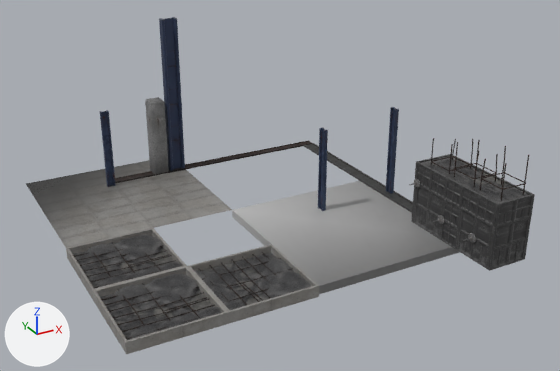
Before and after pictures for a commit that changed the glTF model Asset/Models/BuildingMap/BuildingMap_1st/BuildingMap_0_2/BuildingMap_0_2.gltf.
Both versions are drawn from a camera (50 mm lens) standing at (-13.1, -31.7, 17.0) and looking at (2.4, -3.5, 3.0). The lights are fixed; the arrows at lower left show +X, +Y and +Z. The older version comes first. Where no turn or scale is listed for an object, it has been applied to the vertices.

The scene before the commit, as lines of its bpy script (objects in view):
```python
me_sm_building_pieces_2_steelrudder1_001 = bpy.data.meshes.new('SM_Building_Pieces_2_SteelRudder1.001')
me_sm_building_pieces_2_steelrudder1_001.from_pydata(...)  # 24 vertices, 44 faces; spans x -3.24..-2.84, y 4.47..4.67, z 1.0..5.0
me_sm_building_pieces_2_steelrudder1_001.materials.append(mat_mi_exterior_atlas)
me_sm_building_pieces_concretepillar1 = bpy.data.meshes.new('SM_Building_Pieces_ConcretePillar1')
me_sm_building_pieces_concretepillar1.from_pydata(...)  # 20 vertices, 30 faces; spans x -0.59..0.21, y 4.77..5.57, z 1.0..5.0
me_sm_building_pieces_concretepillar1.materials.append(mat_mi_tileable_exterior)
me_sm_exterior_1__concrete_cast_2 = bpy.data.meshes.new('SM_Exterior_1__Concrete_Cast_2')
me_sm_exterior_1__concrete_cast_2.from_pydata(...)  # 72 vertices, 140 faces; spans x 7.91..8.01, y -8.28..-6.28, z 1.0..3.0
me_sm_exterior_1__concrete_cast_2.materials.append(mat_mi_metal_props)
ob_sm_building_pieces_2_steelrudder75 = bpy.data.objects.new('SM_Building_Pieces_2_SteelRudder75', me_sm_building_pieces_2_steelrudder1_001)
ob_sm_building_pieces_2_steelrudder75.location = (0.0, 0.0, 0.0)
ob_sm_building_pieces_concretepillar4 = bpy.data.objects.new('SM_Building_Pieces_ConcretePillar4', me_sm_building_pieces_concretepillar1)
ob_sm_building_pieces_concretepillar4.location = (0.0, 0.0, 0.0)
ob_staticmeshcomponent11 = bpy.data.objects.new('StaticMeshComponent11', me_sm_exterior_1__concrete_cast_2)
ob_staticmeshcomponent11.location = (0.0, 0.0, 0.0)
# also in view: 'SM_Building_Pieces_2_SteelRudder170' at (9.0, -3.0, 3.1); 'SM_Cement_Cast4' at (-0.8, -7.0, 0.7); 'SM_Exterior_1__Concrete_Cast_29' at (8.9, -11.3, 3.5); 'SM_Cement_Cast5' at (-4.8, -7.0, 0.7); 'SM_Building_Pieces_2_SteelRudder141' at (5.0, -3.0, 2.9)
```
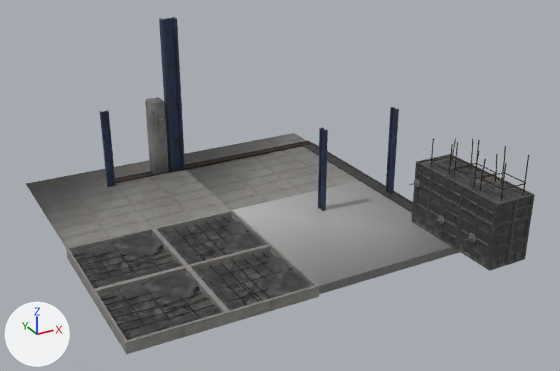
Patch to the scene script:
```diff
--- a/Asset/Models/BuildingMap/BuildingMap_1st/BuildingMap_0_2/BuildingMap_0_2.gltf.py
+++ b/Asset/Models/BuildingMap/BuildingMap_1st/BuildingMap_0_2/BuildingMap_0_2.gltf.py
@@ mat_m_concretegrunge_sm_floors_plain_24_001 @@
+mat_m_concretegrunge_sm_floors_plain_24_001 = bpy.data.materials.new('M_ConcreteGrunge_SM_Floors_Plain_24.001')
+# uses the picture img_m_concretegrunge_sm_floors_plain_24_basecolor
+# uses the picture img_t_floors_2_n
+# uses the picture img_t_floors_2_orm_m_concretegrunge_sm_floors_plain_24_metallicroughness
@@ mat_mi_exterior_atlas_001 @@
+mat_mi_exterior_atlas_001 = bpy.data.materials.new('MI_Exterior_Atlas.001')
+# uses the picture img_t_exterior_atlas_2_bc
+# uses the picture img_t_exterior_atlas_n
+# uses the picture img_t_exterior_atlas_orm
@@ mat_mi_cement_cast_001 @@
+mat_mi_cement_cast_001 = bpy.data.materials.new('MI_Cement_Cast.001')
+# uses the picture img_t_cement_cast_bc
+# uses the picture img_t_cement_cast_n
+# uses the picture img_t_cement_cast_orm
@@ mat_mi_floors_2_001 @@
+mat_mi_floors_2_001 = bpy.data.materials.new('MI_Floors_2.001')
+# uses the picture img_t_floors_2_bc
+# uses the picture img_t_floors_2_n
+# uses the picture img_t_floors_2_orm
@@ me_sm_floors_plain_24_001 @@
+me_sm_floors_plain_24_001.from_pydata(...)  # 4 vertices, 2 faces; spans x 1.15..9.15, y -1.03..6.97, z 1.0
+me_sm_floors_plain_24_001.materials.append(mat_m_concretegrunge_sm_floors_plain_24_001)
@@ me_sm_cement_cast_003 @@
+me_sm_cement_cast_003.from_pydata(...)  # 344 vertices, 591 faces; spans x -2.84..1.16, y -5.05..-1.05, z 0.49..0.99
+# faces by material slot: [24, 291, 276]
+me_sm_cement_cast_003.materials.append(mat_mi_floors_2_001)
+me_sm_cement_cast_003.materials.append(mat_mi_cement_cast_001)
+me_sm_cement_cast_003.materials.append(mat_mi_exterior_atlas_001)
@@ ob_sm_floors_plain_24_001 @@
+ob_sm_floors_plain_24_001 = bpy.data.objects.new('SM_Floors_Plain_24.001', me_sm_floors_plain_24_001)
+ob_sm_floors_plain_24_001.location = (0.0, 0.0, 0.0)
@@ ob_sm_cement_cast4_001 @@
+ob_sm_cement_cast4_001 = bpy.data.objects.new('SM_Cement_Cast4.001', me_sm_cement_cast_003)
+ob_sm_cement_cast4_001.location = (0.0, 0.0, 0.0)
```

Where the change shows, as pixel boxes [x1, y1, x2, y2] in the pictures (560 x 371 px):
'SM_Floors_Plain_24.001', added: after [184, 133, 359, 210]
'SM_Cement_Cast4.001', added: after [154, 210, 271, 266]
    faces in mat_mi_cement_cast_001: [161, 218, 265, 265]
    faces in mat_mi_floors_2_001: [154, 210, 271, 266]
    faces in mat_mi_exterior_atlas_001: [164, 217, 248, 261]
